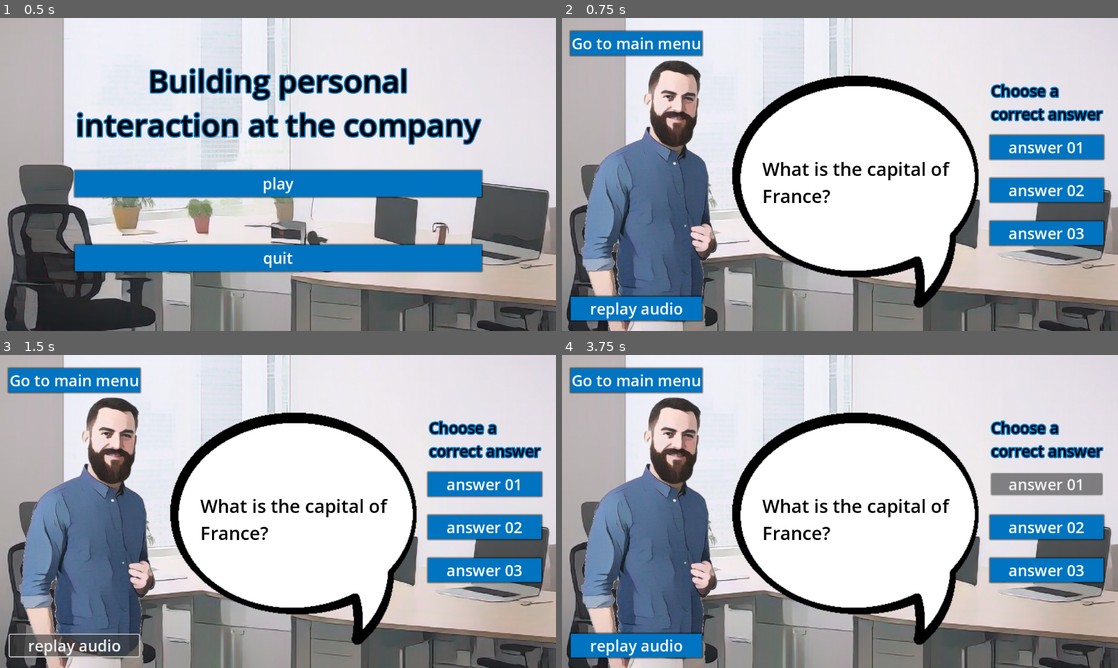
Above: before the commit, frames 1-4 (two rows, left to right).
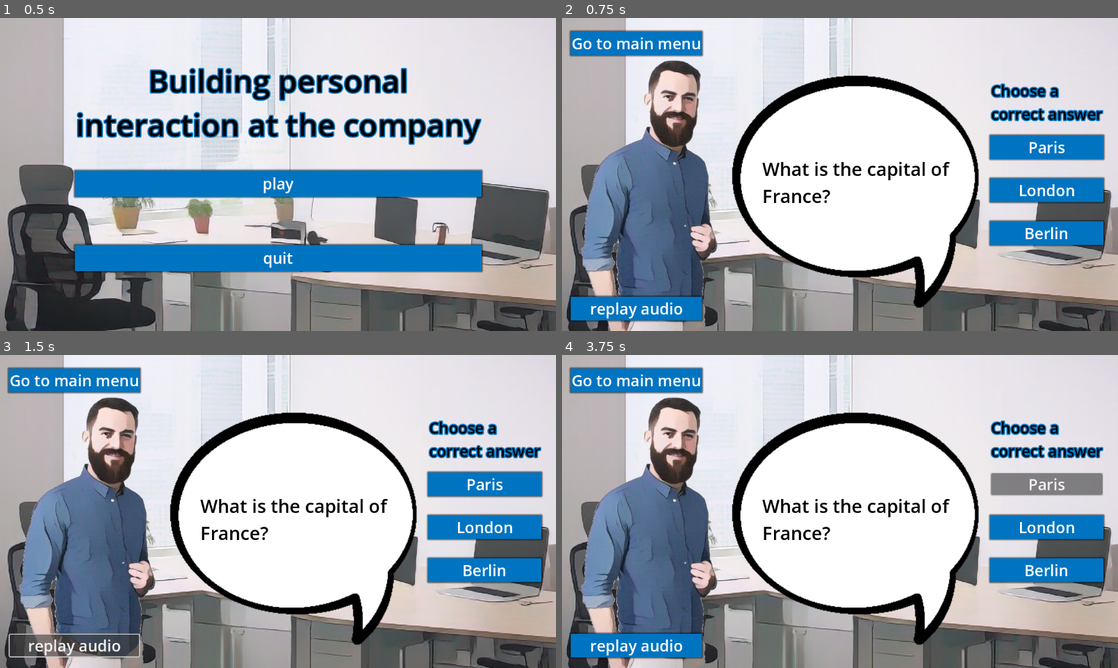
Above: after the commit, the same moments.

Repository: archibald-carrion/Conversational-english-serious-game
Game: Godot game, scene res://scenes/main_menu.tscn
Two runs of this game, one before a commit and one after it. Both use one fixed random seed, a clock stepped at 60 frames per second and the inputs below.
Inputs (mouse positions are in pixels of both pictures, inside the frame that each line leads up to):
- Up to frame 1 (0.5 s): no input
- Up to frame 2 (0.75 s): click "play" at 0.5 s
- Up to frame 3 (1.5 s): click "replay audio" at 1.25 s
- Up to frame 4 (3.75 s): click "replay audio" at 2 s; click "replay audio" at 2.75 s; click (1045, 483) at 3.5 s, where only the run before the commit has a clickable "answer 01"

Frame 1 is identical in both runs. In frame 2, 0.8% of the frame differs, in the area x 80-94%, y 39-71%; in frame 3, 0.8%; in frame 4, 0.8%.

Commit message:
add connection to the button, the correct data is now displaying correctly

Diff:
--- a/Conversational-english-serious-game/scripts/first_level.gd
+++ b/Conversational-english-serious-game/scripts/first_level.gd
@@ -53,7 +53,11 @@
 
 	# Display the formatted text
 	get_node("John/HBoxContainer_John/TextureRect/MarginContainer/Label").text = formatted_text
-	print(formatted_text)
+	# print(formatted_text)
+
+	get_node("answers/HBoxContainer/answers/MarginContainer/Button").text = current_question["answers"][0]
+	get_node("answers/HBoxContainer/answers/MarginContainer3/Button").text = current_question["answers"][1]
+	get_node("answers/HBoxContainer/answers/MarginContainer4/Button").text = current_question["answers"][2]
 
 	current_correct_answer = current_question["correct_answer"]
 	print(current_correct_answer)
